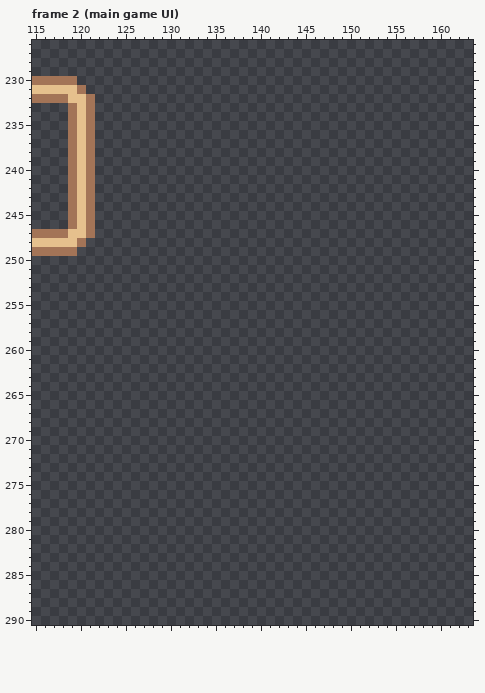
Edited in one commit: pixel-art file (Assets/Textures/UI/UI Atlas.aseprite). The picture above is the old version.
500x494 pixels, 5 frames. Pixels under 10% opacity are left out. Shown: frame 2 (main game UI): x 115..163, y 226..290. The commit also changed other frames or places, which this record leaves out.
New version:
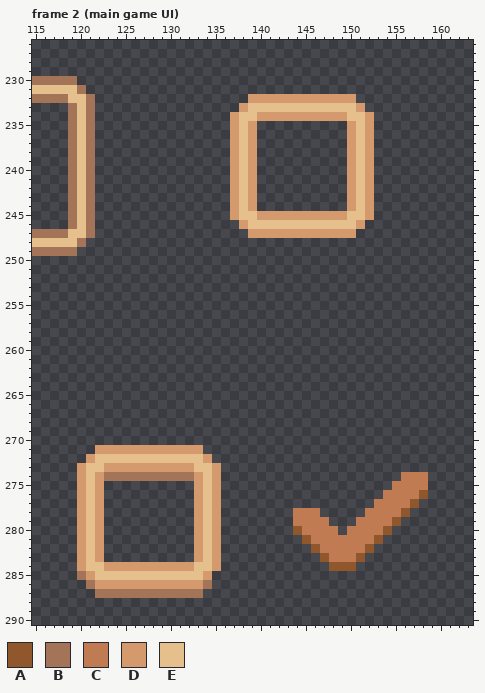
Palette (. is transparent): A #90562c  B #a37457  C #c17b52  D #d49a6e  E #e5c08d
The exact change:
Frame 2 (main game UI), layer "Layer 1":
y 232: x 139..150 ............ -> DDDDDDDDDDDD
y 233: x 138..151 .............. -> DEEEEEEEEEEEED
y 234: x 137..152 ................ -> DEEDDDDDDDDDDEED
y 235..244: x 137..139 ... -> DED; x 150..152 ... -> DED
y 245: x 137..152 ................ -> DEEDDDDDDDDDDEED
y 246: x 138..151 .............. -> DEEEEEEEEEEEED
y 247: x 139..150 ............ -> DDDDDDDDDDDD
y 271: x 122..133 ............ -> DDDDDDDDDDDD
y 272: x 121..134 .............. -> DEEEEEEEEEEEED
y 273: x 120..135 ................ -> DEEDDDDDDDDDDEED
y 274: x 120..135 ................ -> DEDBBBBBBBBBBDED; x 156..158 ... -> CCC
y 275: x 120..122 ... -> DED; x 133..135 ... -> DED; x 155..158 .... -> CCCC
y 276: x 120..122 ... -> DED; x 133..135 ... -> DED; x 154..158 ..... -> CCCCA
y 277: x 120..122 ... -> DED; x 133..135 ... -> DED; x 153..157 ..... -> CCCCA
y 278: x 120..122 ... -> DED; x 133..135 ... -> DED; x 144..146 ... -> CCC; x 152..156 ..... -> CCCCA
y 279: x 120..122 ... -> DED; x 133..135 ... -> DED; x 144..147 .... -> CCCC; x 151..155 ..... -> CCCCA
y 280: x 120..122 ... -> DED; x 133..135 ... -> DED; x 144..148 ..... -> ACCCC; x 150..154 ..... -> CCCCA
y 281: x 120..122 ... -> DED; x 133..135 ... -> DED; x 145..153 ......... -> ACCCCCCCA
y 282: x 120..122 ... -> DED; x 133..135 ... -> DED; x 146..152 ....... -> ACCCCCA
y 283: x 120..122 ... -> DED; x 133..135 ... -> DED; x 147..151 ..... -> ACCCA
y 284: x 120..135 ................ -> DEEDDDDDDDDDDEED; x 148..150 ... -> AAA
y 285: x 120..134 ............... -> BDEEEEEEEEEEEED
y 286: x 121..134 .............. -> BDDDDDDDDDDDDB
y 287: x 122..133 ............ -> BBBBBBBBBBBB
Changed places in both pictures, as pixel boxes (x1, y1, x2, y2):
added: (230, 94, 374, 238)
added: (77, 445, 221, 598)
added: (293, 472, 428, 571)
